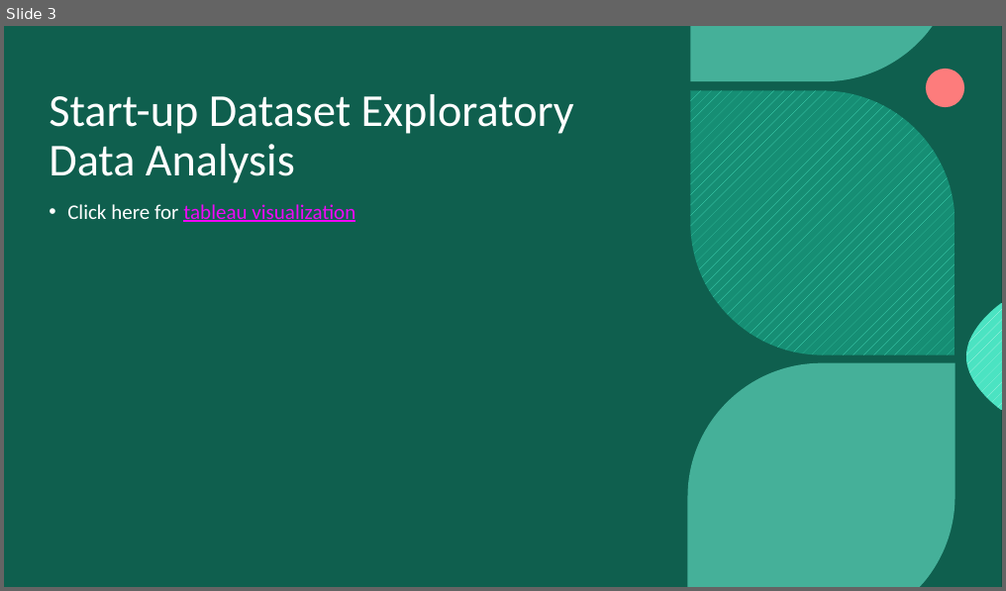
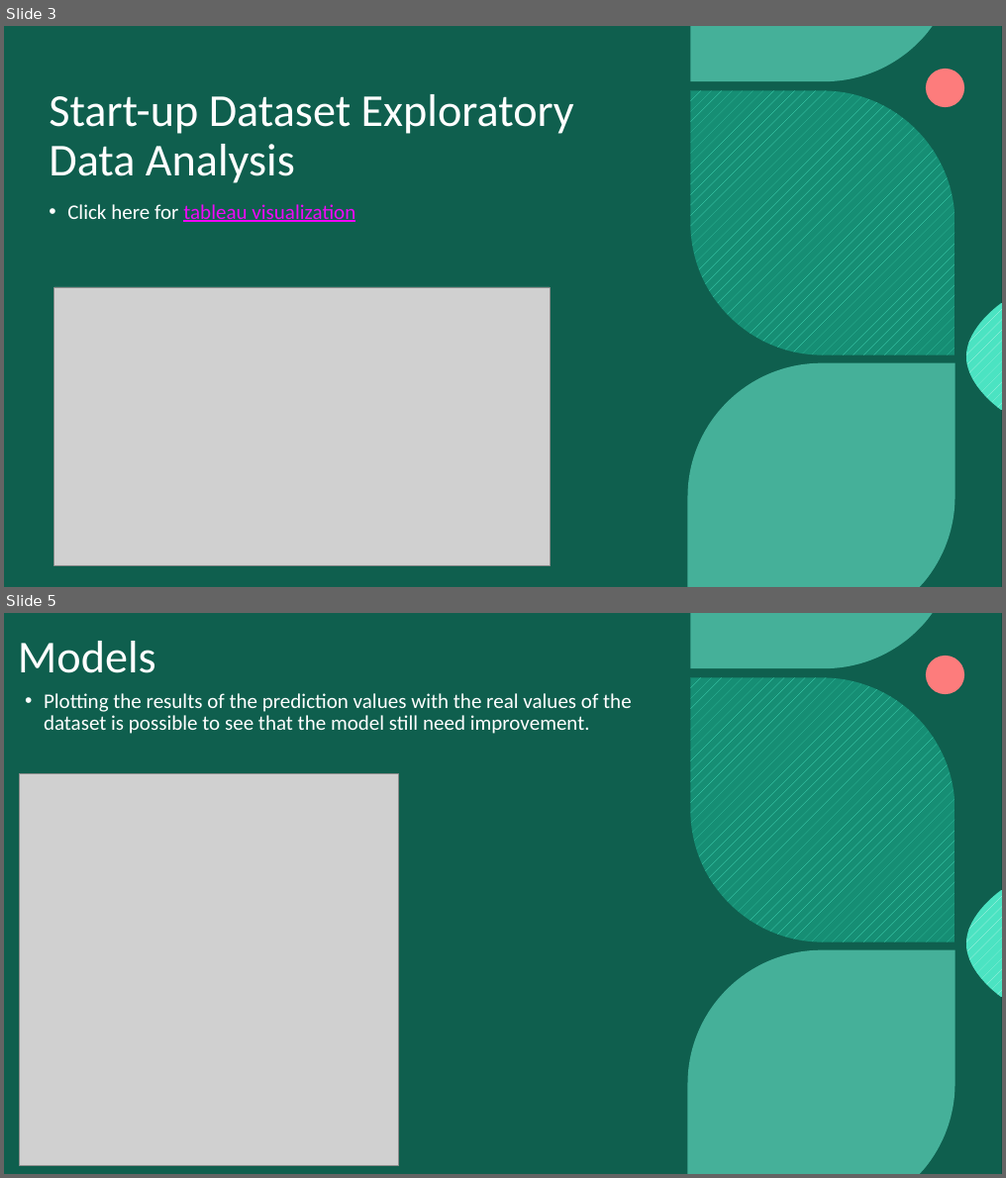
Before and after one commit to Paulabvc/startups_project, a slide deck: Final_project_startup/Presentation/final_startup.pptm. Shown one above the other, each under a label of ours: slide 3 before the commit, slides 3 and 5 after it; the slides between them are not shown. The pictures are 1006x591 and 1006x1178 pixels, drawn with LibreOffice and Linux fonts; fonts in the diff are those of the drawing; grey boxes stand for pictures; background and template pictures are left out. Boxes give left, top, right and bottom in pixels: in the first picture for what was removed or moved away, otherwise in the second. Text is boxed around its words. In the diff, an @@ line names an element or a change of style, - is before the commit and + after.

```diff
--- a/Final_project_startup/Presentation/final_startup.pptm
+++ b/Final_project_startup/Presentation/final_startup.pptm
@@ slide 5 added at (4, 613, 1002, 1174), background picture (left out); not listed: 6 template elements that a slide beside it also shows @@
@@ title added at (18, 641, 156, 673), 44 pt, text #FFFFFF @@
+Models
@@ text added at (44, 693, 632, 734), 20 pt, text #FFFFFF @@
+• Plotting the results of the prediction values with the real values of the dataset is possible to see that the model still need improvement.
@@ picture added at (19, 774, 399, 1165) @@
@@ slide 3 changed as well @@
@@ picture added at (54, 287, 549, 567) @@
```
Also in this commit, not shown: 2 other slides changed, 2 other slides added, 1 slide removed, 2 other files.
